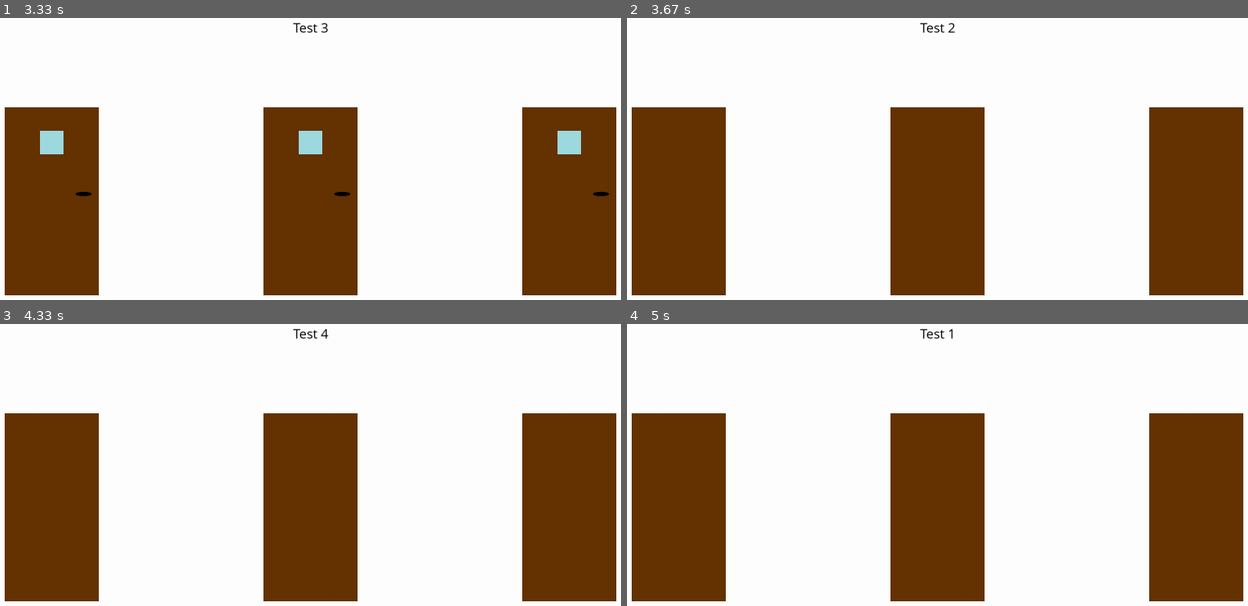
Above: before the commit, frames 1-4 (two rows, left to right).
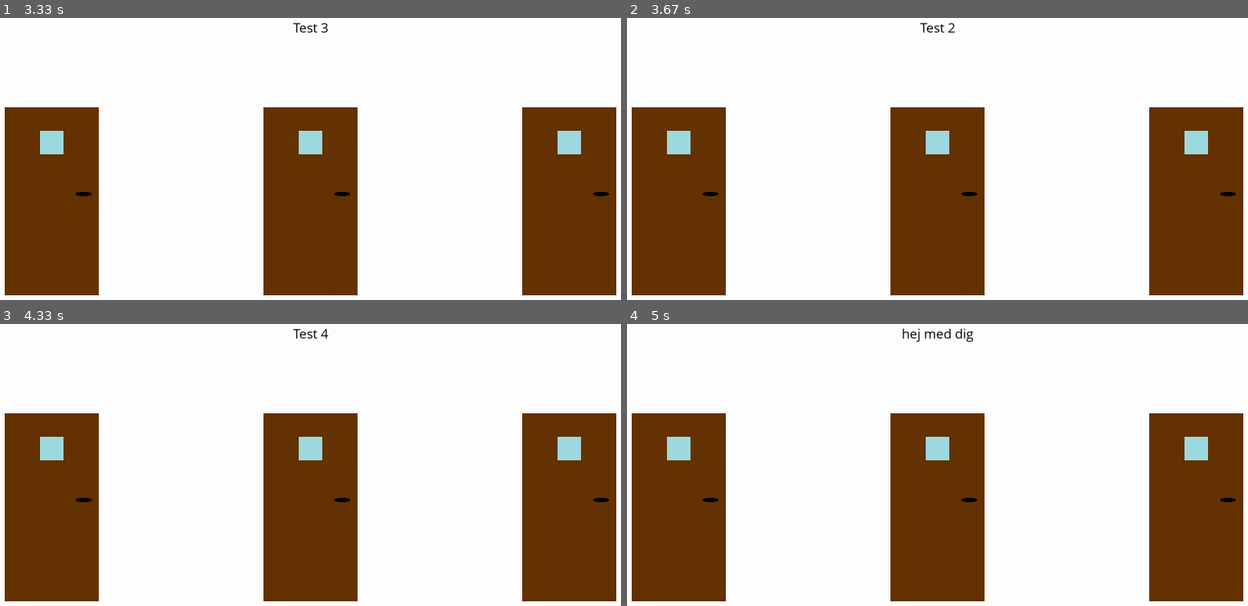
Above: after the commit, the same moments.

Repository: Maxx0758/Coding_everyday
Game: pygame game, started from The_Doors - Max.py
Same seed, same stepped clock (60 frames per second), same inputs: the game is played once before the commit and once after it.
Inputs (mouse positions are in pixels of both pictures, inside the frame that each line leads up to):
- Up to frame 1 (3.33 s): no input
- Up to frame 2 (3.67 s): click (1154, 192) at 3.45 s
- Up to frame 3 (4.33 s): click (80, 543) at 3.92 s; move the mouse to (558, 580) at 4.23 s
- Up to frame 4 (5 s): click (1185, 580) at 4.52 s; move the mouse to (968, 490) at 4.93 s

Frame 1 is identical in both runs. In frame 2, 1.1% of the frame differs, in the area x 6-99%, y 40-64%; in frame 3, 1.1%; in frame 4, 1.3%, in the area x 6-99%, y 1-64%.

Commit message:
Made doors better

Diff:
--- a/The_Doors - Max.py
+++ b/The_Doors - Max.py
@@ -18,7 +18,7 @@
 black = (0, 0, 0)
 windowColor = (158, 219, 224)
 #Questions and answers
-questions = ["Test 1", "Test 2", "Test 3", "Test 4"]
+questions = ["hej med dig", "Test 2", "Test 3", "Test 4"]
 
 
 window = pygame.display.set_mode((width,height))
@@ -48,10 +48,16 @@
     window.fill((255, 255, 255))
     #Door 1
     pygame.draw.rect(window, brown, pygame.Rect((door1[0], door1[1]), (doorWidth, doorHeight)))
+    pygame.draw.ellipse(window, black, pygame.Rect(((door1[0] + doorWidth) - doorHandleWidth - 15, ((door1[1]) + (doorHeight / 2)) - 20), (doorHandleWidth, doorHandleHeight)))
+    pygame.draw.rect(window, windowColor, pygame.Rect((door1[0] + (doorWidth / 2) - (doorWindowWidth / 2), door1[1] + doorWindowHeight), (doorWindowWidth, doorWindowHeight)))
     #Door 2
     pygame.draw.rect(window, brown, pygame.Rect((door2[0], door2[1]), (doorWidth, doorHeight)))
+    pygame.draw.ellipse(window, black, pygame.Rect(((door2[0] + doorWidth) - doorHandleWidth - 15, ((door2[1]) + (doorHeight / 2)) - 20), (doorHandleWidth, doorHandleHeight)))
+    pygame.draw.rect(window, windowColor, pygame.Rect((door2[0] + (doorWidth / 2) - (doorWindowWidth / 2), door2[1] + doorWindowHeight), (doorWindowWidth, doorWindowHeight)))
     #Door 3
     pygame.draw.rect(window, brown, pygame.Rect((door3[0], door3[1]), (doorWidth, doorHeight)))
+    pygame.draw.ellipse(window, black, pygame.Rect(((door3[0] + doorWidth) - doorHandleWidth - 15, ((door3[1]) + (doorHeight / 2)) - 20), (doorHandleWidth, doorHandleHeight)))
+    pygame.draw.rect(window, windowColor, pygame.Rect((door3[0] + (doorWidth / 2) - (doorWindowWidth / 2), door3[1] + doorWindowHeight), (doorWindowWidth, doorWindowHeight)))
     #Question
     drawHeadline1()
     pygame.display.update()
@@ -59,10 +65,16 @@
     window.fill((255, 255, 255))
     #Door 1
     pygame.draw.rect(window, brown, pygame.Rect((door1[0], door1[1]), (doorWidth, doorHeight)))
+    pygame.draw.ellipse(window, black, pygame.Rect(((door1[0] + doorWidth) - doorHandleWidth - 15, ((door1[1]) + (doorHeight / 2)) - 20), (doorHandleWidth, doorHandleHeight)))
+    pygame.draw.rect(window, windowColor, pygame.Rect((door1[0] + (doorWidth / 2) - (doorWindowWidth / 2), door1[1] + doorWindowHeight), (doorWindowWidth, doorWindowHeight)))
     #Door 2
     pygame.draw.rect(window, brown, pygame.Rect((door2[0], door2[1]), (doorWidth, doorHeight)))
+    pygame.draw.ellipse(window, black, pygame.Rect(((door2[0] + doorWidth) - doorHandleWidth - 15, ((door2[1]) + (doorHeight / 2)) - 20), (doorHandleWidth, doorHandleHeight)))
+    pygame.draw.rect(window, windowColor, pygame.Rect((door2[0] + (doorWidth / 2) - (doorWindowWidth / 2), door2[1] + doorWindowHeight), (doorWindowWidth, doorWindowHeight)))
     #Door 3
     pygame.draw.rect(window, brown, pygame.Rect((door3[0], door3[1]), (doorWidth, doorHeight)))
+    pygame.draw.ellipse(window, black, pygame.Rect(((door3[0] + doorWidth) - doorHandleWidth - 15, ((door3[1]) + (doorHeight / 2)) - 20), (doorHandleWidth, doorHandleHeight)))
+    pygame.draw.rect(window, windowColor, pygame.Rect((door3[0] + (doorWidth / 2) - (doorWindowWidth / 2), door3[1] + doorWindowHeight), (doorWindowWidth, doorWindowHeight)))
     #Question
     drawHeadline1()
     pygame.display.update()
@@ -70,10 +82,16 @@
     window.fill((255, 255, 255))
     #Door 1
     pygame.draw.rect(window, brown, pygame.Rect((door1[0], door1[1]), (doorWidth, doorHeight)))
+    pygame.draw.ellipse(window, black, pygame.Rect(((door1[0] + doorWidth) - doorHandleWidth - 15, ((door1[1]) + (doorHeight / 2)) - 20), (doorHandleWidth, doorHandleHeight)))
+    pygame.draw.rect(window, windowColor, pygame.Rect((door1[0] + (doorWidth / 2) - (doorWindowWidth / 2), door1[1] + doorWindowHeight), (doorWindowWidth, doorWindowHeight)))
     #Door 2
     pygame.draw.rect(window, brown, pygame.Rect((door2[0], door2[1]), (doorWidth, doorHeight)))
+    pygame.draw.ellipse(window, black, pygame.Rect(((door2[0] + doorWidth) - doorHandleWidth - 15, ((door2[1]) + (doorHeight / 2)) - 20), (doorHandleWidth, doorHandleHeight)))
+    pygame.draw.rect(window, windowColor, pygame.Rect((door2[0] + (doorWidth / 2) - (doorWindowWidth / 2), door2[1] + doorWindowHeight), (doorWindowWidth, doorWindowHeight)))
     #Door 3
     pygame.draw.rect(window, brown, pygame.Rect((door3[0], door3[1]), (doorWidth, doorHeight)))
+    pygame.draw.ellipse(window, black, pygame.Rect(((door3[0] + doorWidth) - doorHandleWidth - 15, ((door3[1]) + (doorHeight / 2)) - 20), (doorHandleWidth, doorHandleHeight)))
+    pygame.draw.rect(window, windowColor, pygame.Rect((door3[0] + (doorWidth / 2) - (doorWindowWidth / 2), door3[1] + doorWindowHeight), (doorWindowWidth, doorWindowHeight)))
     #Question
     drawHeadline1()
     pygame.display.update()
